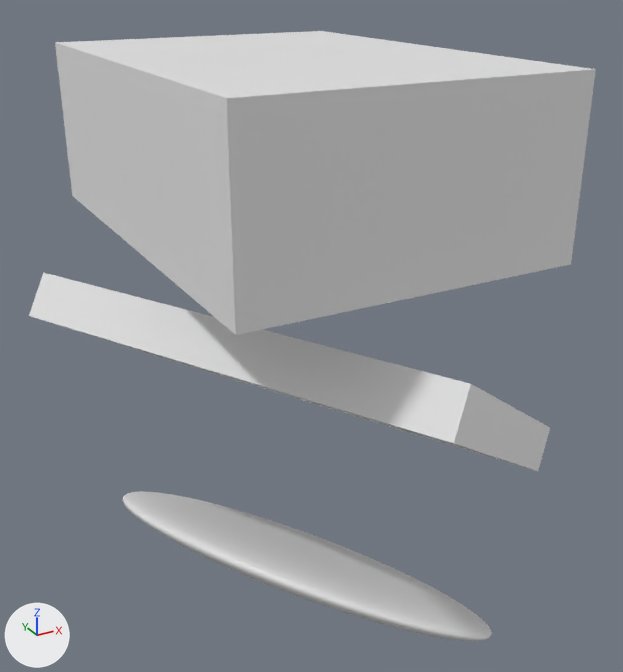
Two versions of the glTF model images/models/bounding-boxes.glb, one commit apart.
Camera for both pictures: a 50 mm lens placed at (-7.85, -15.17, 8.35), pointed at (0.53, 0.07, 0.73). The lights are fixed; the arrows at lower left show +X, +Y and +Z. The older version comes first. Where no turn or scale is listed for an object, it has been applied to the vertices.

The older version as bpy lines, for what is in view:
```python
me_solid = bpy.data.meshes.new('SOLID')
me_solid.from_pydata(...)  # 28606 vertices, 57208 faces; spans x -3.27..3.27, y -4.55..4.55, z -6.67..-3.33
me_solid_001 = bpy.data.meshes.new('SOLID.001')
me_solid_001.from_pydata(...)  # 8 vertices, 12 faces; spans x -4.85..4.85, y -5.73..5.73, z -2.04..2.04
me_solid_002 = bpy.data.meshes.new('SOLID.002')
me_solid_002.from_pydata(...)  # a box spanning x -3.27..3.27, y -4.55..4.55, z 3.33..6.67
ob_0_1_1_2 = bpy.data.objects.new('=>[0:1:1:2]', me_solid)
ob_0_1_1_2.location = (0.0, 0.0, 0.0)
ob_0_1_1_3 = bpy.data.objects.new('=>[0:1:1:3]', me_solid_001)
ob_0_1_1_3.location = (0.0, 0.0, 0.0)
ob_0_1_1_4 = bpy.data.objects.new('=>[0:1:1:4]', me_solid_002)
ob_0_1_1_4.location = (0.0, 0.0, 0.0)
```
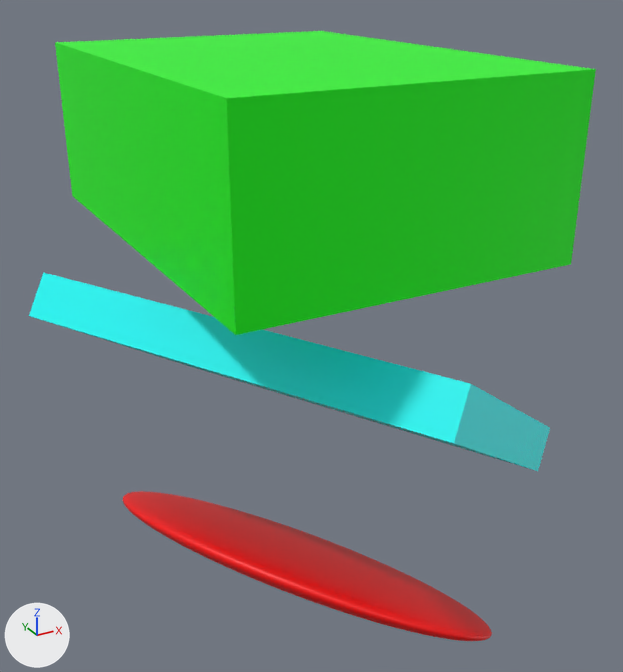
The edits, one by one:
Material 'mat_2' (mat_mat_2) is new.
Its base color is (0.0, 1.0, 0.0) (green #00ff00).
Material 'mat_1' (mat_mat_1) is new.
Its base color is (0.0, 1.0, 1.0) (cyan #00ffff).
Material 'mat_0' (mat_mat_0) is new.
Its base color is (1.0, 0.0, 0.0) (red #ff0000).
me_solid has 28606 vertices, 57208 faces and spans x -3.27..3.27, y -4.55..4.55, z -6.67..-3.33.
me_solid gains material mat_mat_0 (red #ff0000).
me_solid_001 has 8 vertices, 12 faces and spans x -4.85..4.85, y -5.73..5.73, z -2.04..2.04.
me_solid_001 gains material mat_mat_1 (cyan #00ffff).
me_solid_002 has 8 vertices, 12 faces and spans x -3.27..3.27, y -4.55..4.55, z 3.33..6.67.
me_solid_002 gains material mat_mat_2 (green #00ff00).

What differs and where, as boxes (x1, y1, x2, y2) in the pictures (623 x 672 px):
'=>[0:1:1:4]', recoloured (white to green): (55, 31, 596, 335) in both
'=>[0:1:1:3]', recoloured (white to cyan): (29, 272, 550, 471) in both
'=>[0:1:1:2]', recoloured (white to red): (123, 491, 492, 641) in both
